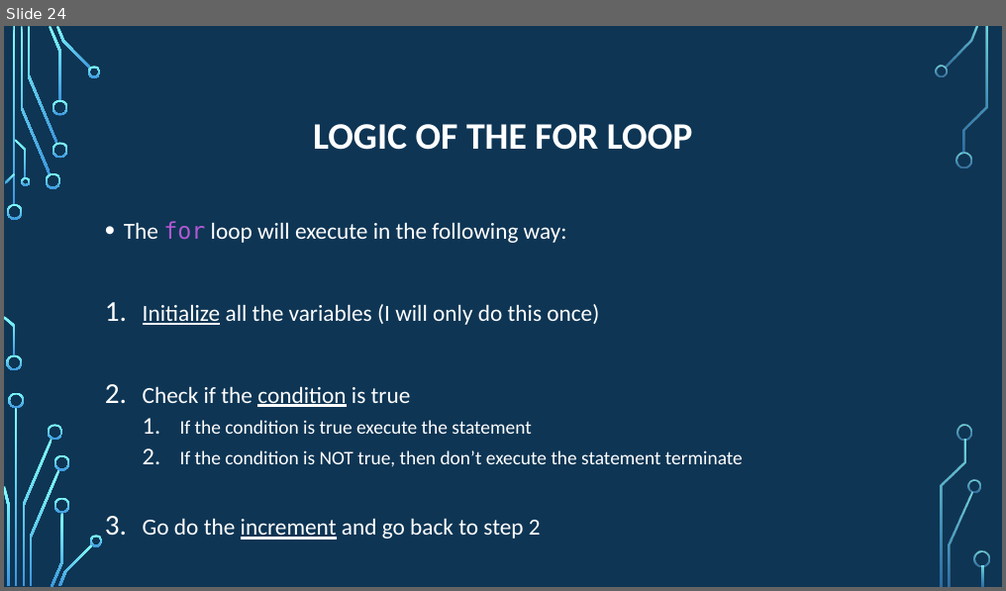
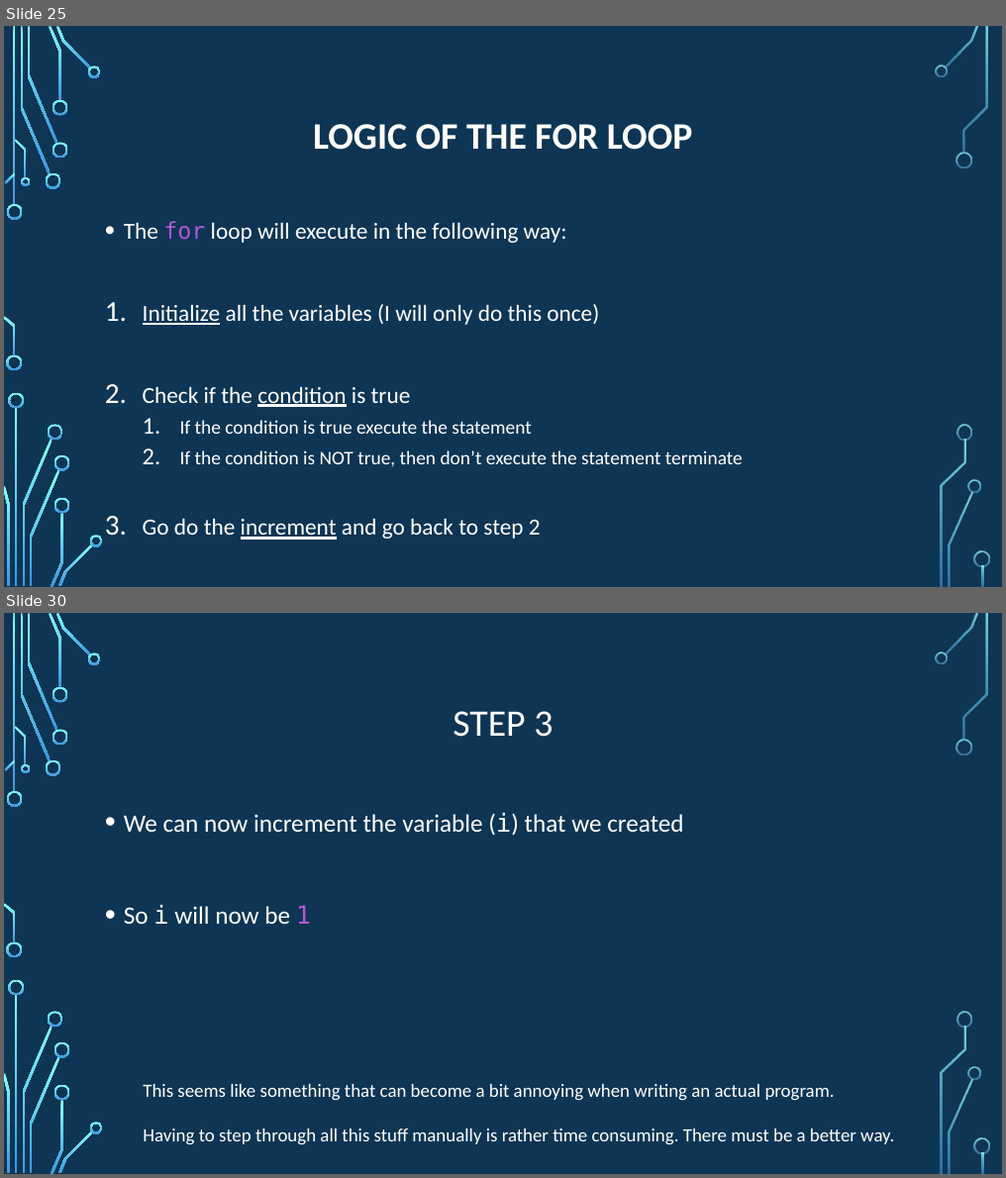
Before and after one commit to psypdt/ZIS_C-_Summer_Course_2019, a slide deck: Day_3/Day_3.pptx. Shown one above the other, each under a label of ours: slide 24 before the commit, slides 25 and 30 after it; the slides between them are not shown. The pictures are 1006x591 and 1006x1178 pixels, drawn with LibreOffice and Linux fonts; fonts in the diff are those of the drawing; background and template pictures are left out. Boxes give left, top, right and bottom in pixels: in the first picture for what was removed or moved away, otherwise in the second. Text is boxed around its words. In the diff, an @@ line names an element or a change of style, - is before the commit and + after.

```diff
--- a/Day_3/Day_3.pptx
+++ b/Day_3/Day_3.pptx
@@ slide 30 added at (x1=4, y1=613, x2=1002, y2=1174), background picture (left out); not listed: 36 template elements that a slide beside it also shows @@
@@ title added at (x1=452, y1=711, x2=552, y2=737), 36 pt, text #FFFFFF @@
+STEP 3
@@ text added at (x1=124, y1=813, x2=683, y2=924), 24 pt, text #FFFFFF @@
+• We can now increment the variable (i) that we created
+• So i will now be 1
@@ text added at (x1=143, y1=1084, x2=894, y2=1146), 18 pt, text #FFFFFF @@
+This seems like something that can become a bit annoying when writing an actual program.
+Having to step through all this stuff manually is rather time consuming. There must be a better way.
@@ what was slide 24 is now slide 25 @@
```
Also in this commit, not shown: 8 slides changed, 17 other slides added, 1 other file.
